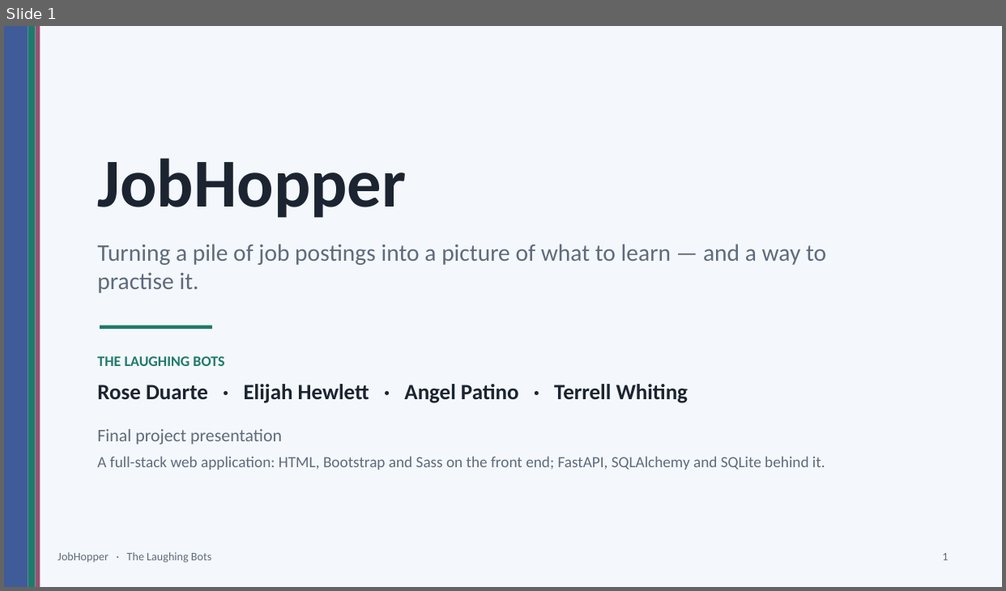
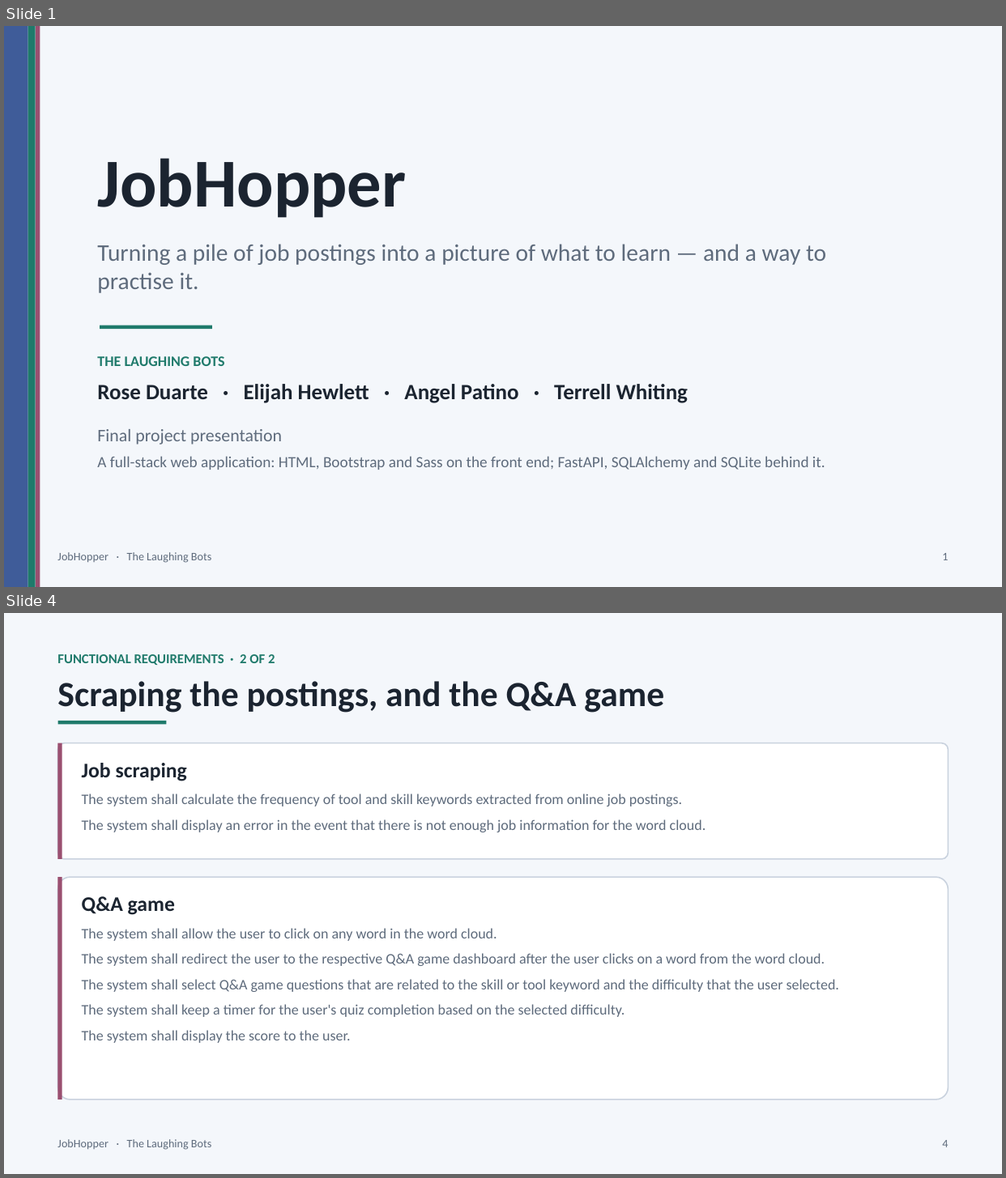
Before and after one commit to erhewlett/Laughing-Bots, a slide deck: presentation/JobHopper_Final_Presentation.pptx. Shown one above the other, each under a label of ours: slide 1 before the commit, slides 1 and 4 after it; the slides between them are not shown. The pictures are 1006x591 and 1006x1178 pixels, drawn with LibreOffice and Linux fonts; fonts in the diff are those of the drawing. Boxes give left, top, right and bottom in pixels: in the first picture for what was removed or moved away, otherwise in the second. Text is boxed around its words. In the diff, an @@ line names an element or a change of style, - is before the commit and + after.

```diff
--- a/presentation/JobHopper_Final_Presentation.pptx
+++ b/presentation/JobHopper_Final_Presentation.pptx
@@ slide 4 added at [4, 613, 1002, 1174], background #FFFFFF @@
@@ rectangle added at [4, 613, 1002, 1174], fill #F4F7FB @@
@@ text added at [57, 654, 275, 665], 13 pt, text #1F7A6B, bold @@
+FUNCTIONAL REQUIREMENTS · 2 OF 2
@@ text added at [57, 681, 664, 713], 34 pt, text #1B2430, bold @@
+Scraping the postings, and the Q&A game
@@ rectangle added at [58, 721, 167, 725], fill #1F7A6B @@
@@ rounded rectangle added at [58, 743, 948, 859], fill #FFFFFF, outline #C9D2DE 1.25 pt @@
@@ rectangle added at [58, 743, 62, 859], fill #9A4F70 @@
@@ text added at [82, 763, 187, 781], 20 pt, text #1B2430, bold @@
+Job scraping
@@ text added at [82, 794, 706, 833], 14 pt, text #5E6B7C @@
+The system shall calculate the frequency of tool and skill keywords extracted from online job postings.
+The system shall display an error in the event that there is not enough job information for the word cloud.
@@ rounded rectangle added at [58, 877, 948, 1100], fill #FFFFFF, outline #C9D2DE 1.25 pt @@
@@ rectangle added at [58, 877, 62, 1100], fill #9A4F70 @@
@@ text added at [82, 897, 175, 915], 20 pt, text #1B2430, bold @@
+Q&A game
@@ text added at [82, 928, 839, 1043], 14 pt, text #5E6B7C @@
+The system shall allow the user to click on any word in the word cloud.
+The system shall redirect the user to the respective Q&A game dashboard after the user clicks on a word from the word cloud.
+The system shall select Q&A game questions that are related to the skill or tool keyword and the difficulty that the user selected.
+The system shall keep a timer for the user's quiz completion based on the selected difficulty.
+The system shall display the score to the user.
@@ text added at [57, 1139, 211, 1150], 11 pt, text #5E6B7C @@
+JobHopper · The Laughing Bots
@@ text added at [942, 1140, 948, 1148], 11 pt, text #5E6B7C @@
+4
```
Also in this commit, not shown: 4 slides changed, 1 other slide added, 2 slides removed, 5 other files.
